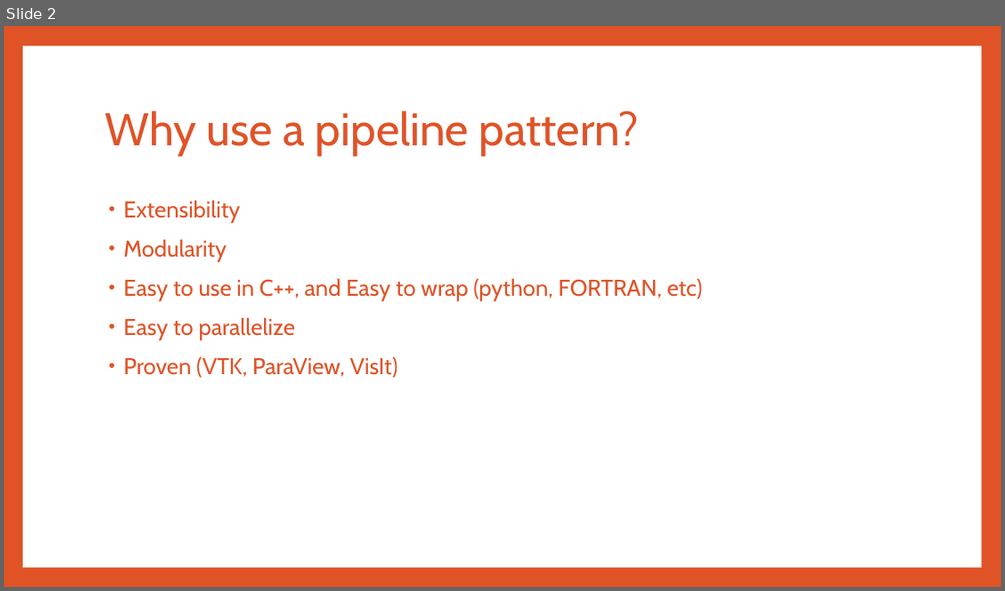
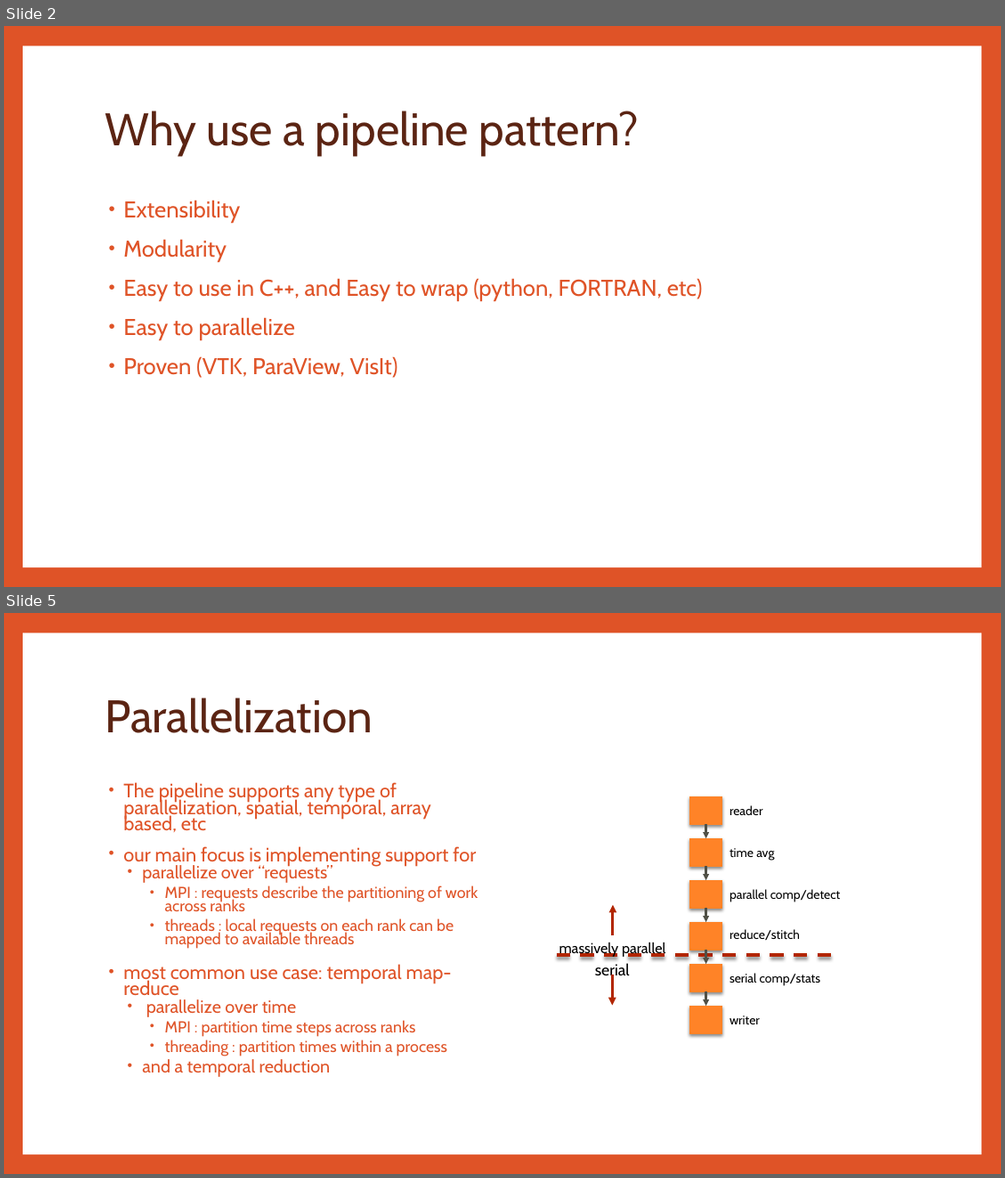
Before and after one commit to LBL-EESA/TECA, a slide deck: doc/TECA Architecture.pptx. Shown one above the other, each under a label of ours: slide 2 before the commit, slides 2 and 5 after it; the slides between them are not shown. The pictures are 1005x591 and 1005x1178 pixels, drawn with LibreOffice and Linux fonts; fonts in the diff are those of the drawing. Boxes give left, top, right and bottom in pixels: in the first picture for what was removed or moved away, otherwise in the second. Text is boxed around its words. In the diff, an @@ line names an element or a change of style, - is before the commit and + after.

```diff
--- a/doc/TECA Architecture.pptx
+++ b/doc/TECA Architecture.pptx
@@ slide 5 added at (4, 613, 1001, 1174), background #DF5327; not listed: 1 template element that a slide beside it also shows @@
@@ title added at (105, 698, 372, 733), 44 pt, text #5B2413 @@
+Parallelization
@@ text added at (123, 782, 477, 1077), 15.3 pt, text #DF5327 @@
+• The pipeline supports any type of parallelization, spatial, temporal, array based, etc
+• our main focus is implementing support for
+  • parallelize over “requests”
+    • MPI : requests describe the partitioning of work across ranks
+    • threads : local requests on each rank can be mapped to available threads
+• most common use case: temporal map-reduce
+  • parallelize over time
+    • MPI : partition time steps across ranks
+    • threading : partition times within a process
+  • and a temporal reduction
@@ group added at (557, 797, 841, 1033): 8 texts, 7 arrows, 6 rectangles, 1 line @@
+reader
+time avg
+parallel comp/detect
+reduce/stitch
+serial comp/stats
+writer
+massively parallel
+serial
@@ slide 2 changed as well @@
@@ title "Why use a pipeline pattern?" at (105, 111, 639, 155): text colour #DF5327 to #5B2413 @@
```
Also in this commit, not shown: 6 other slides changed, 4 other slides added.
